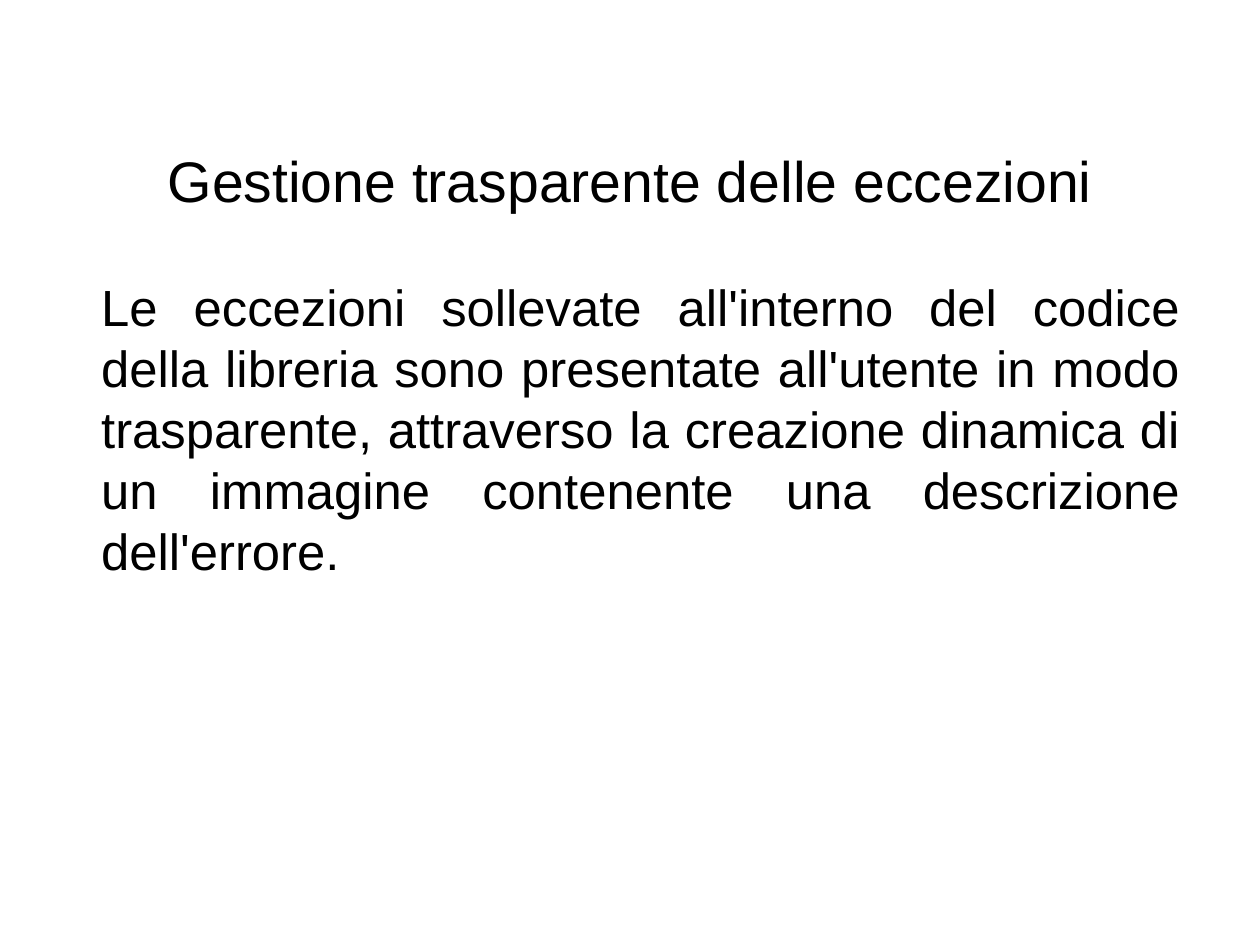
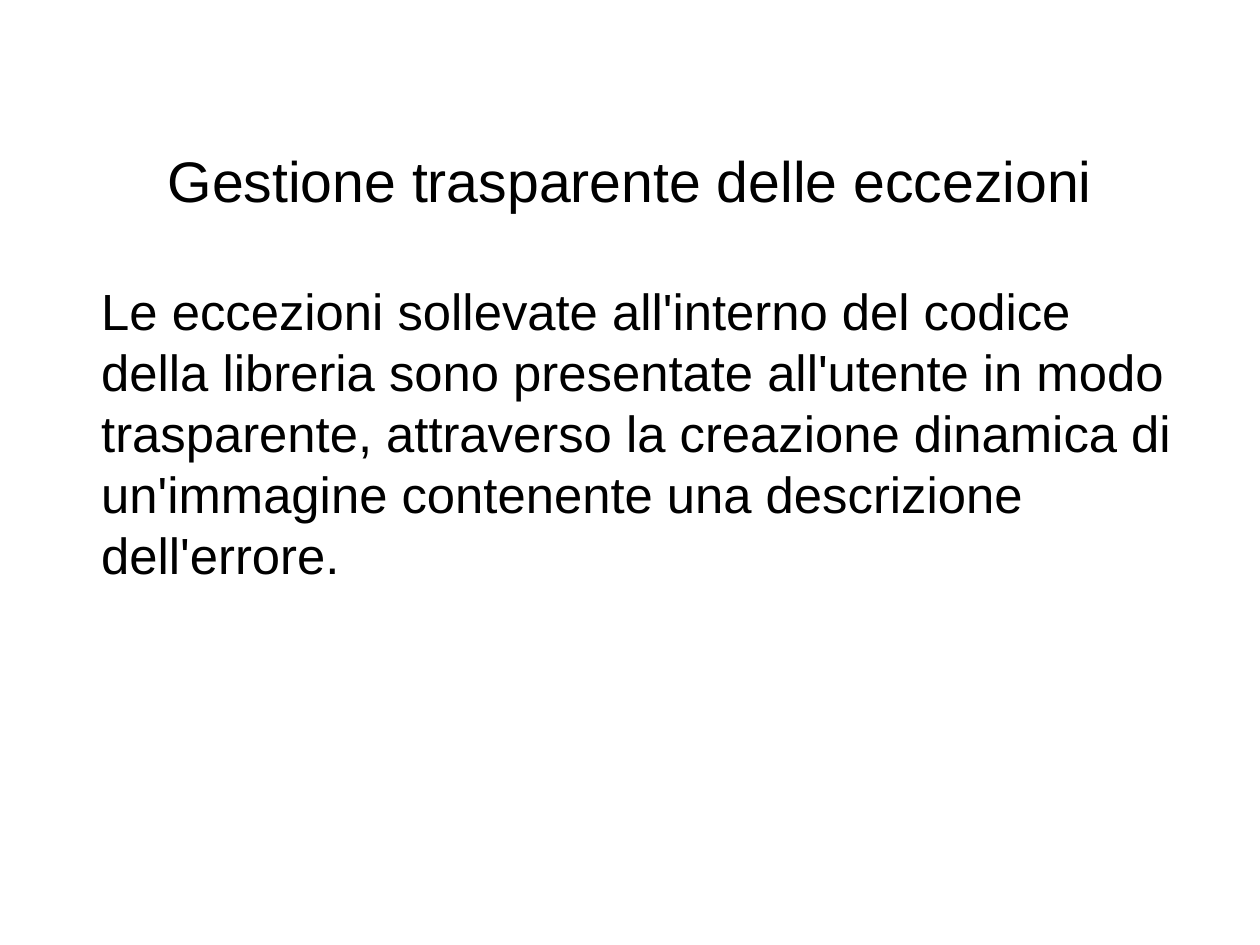
Before and after one commit to nolith/CaptureMJPEG, a slide deck: slide 8 of docs/presentazione.odp. Drawn at 1260x945 pixels with LibreOffice and Linux fonts; fonts in the diff are those of the drawing; background and template pictures are left out. Boxes give left, top, right and bottom in pixels: in the first picture for what was removed or moved away, otherwise in the second. Text is boxed around its words. In the diff, an @@ line names an element or a change of style, - is before the commit and + after.

Commit message:
You already guessed what this is.

```diff
--- a/docs/presentazione.odp
+++ b/docs/presentazione.odp
@@ text at [101,293,1171,575]: text changed @@
-Le eccezioni sollevate all'interno del codice della libreria sono presentate all'utente in modo trasparente, attraverso la creazione dinamica di un immagine contenente una descrizione dell'errore.
+Le eccezioni sollevate all'interno del codice della libreria sono presentate all'utente in modo trasparente, attraverso la creazione dinamica di un'immagine contenente una descrizione dell'errore.
```
